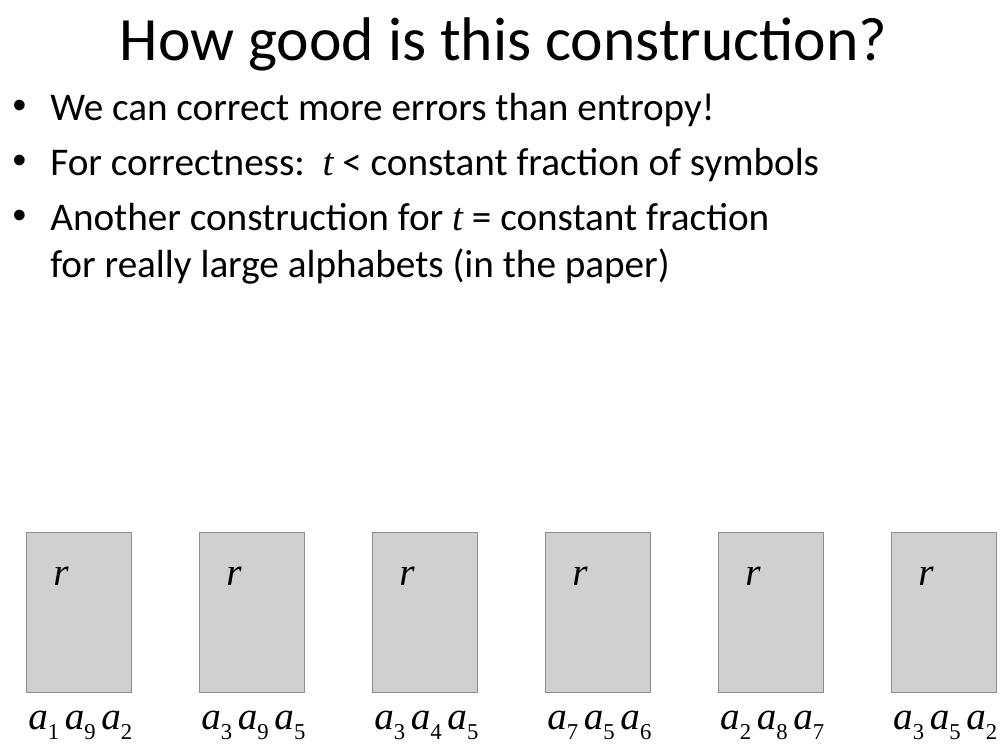
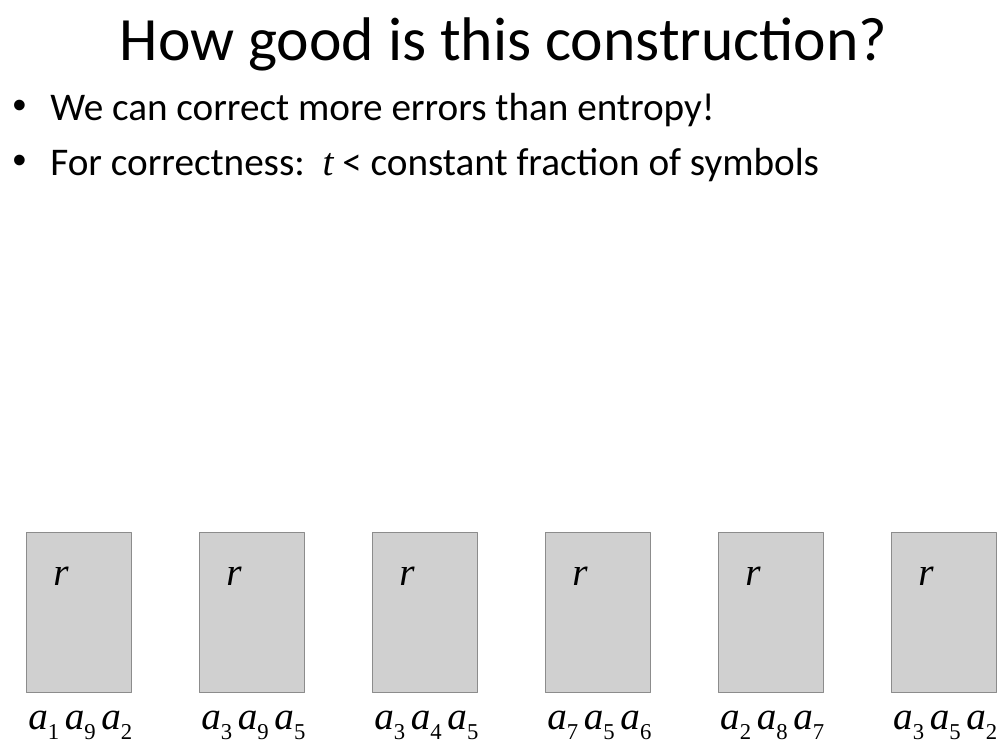
Before and after one commit to xianruimeng/comp-fuzzy-ext, a slide deck: slide 31 of constantRate/MoreErrorsThanEntropy-Brown.pptx (slide 24 before the commit). Drawn at 1008x756 pixels with LibreOffice and Linux fonts; fonts in the diff are those of the drawing; grey boxes stand for pictures. Boxes give left, top, right and bottom in pixels: in the first picture for what was removed or moved away, otherwise in the second. Text is boxed around its words. In the diff, an @@ line names an element or a change of style, - is before the commit and + after.

```diff
--- a/constantRate/MoreErrorsThanEntropy-Brown.pptx
+++ b/constantRate/MoreErrorsThanEntropy-Brown.pptx
@@ text at [50,202,769,284]: paragraph removed @@
-• Another construction for t = constant fraction
-  for really large alphabets (in the paper)
```
Also in this commit, not shown: 8 other slides changed, 15 slides added, 2 slides removed.
